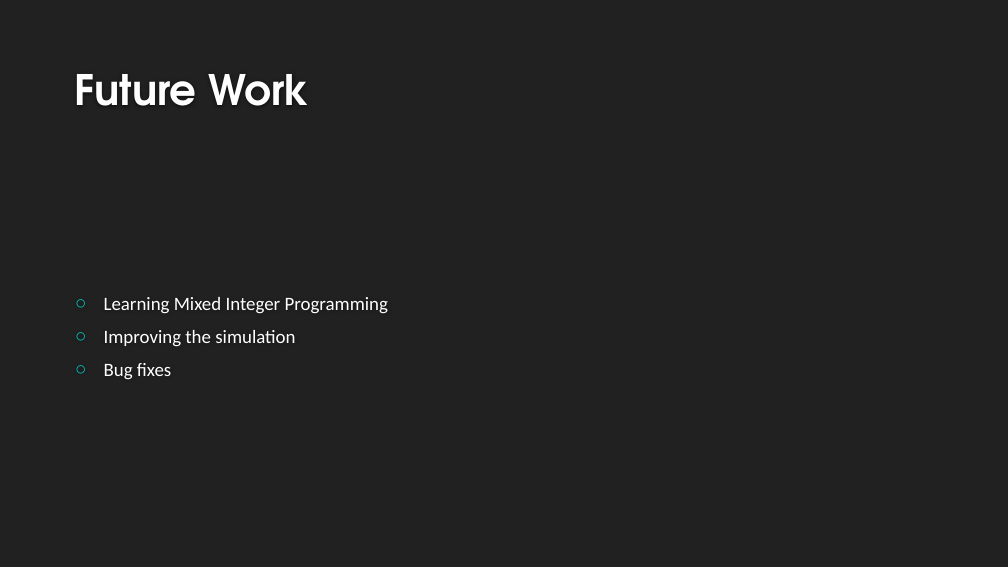
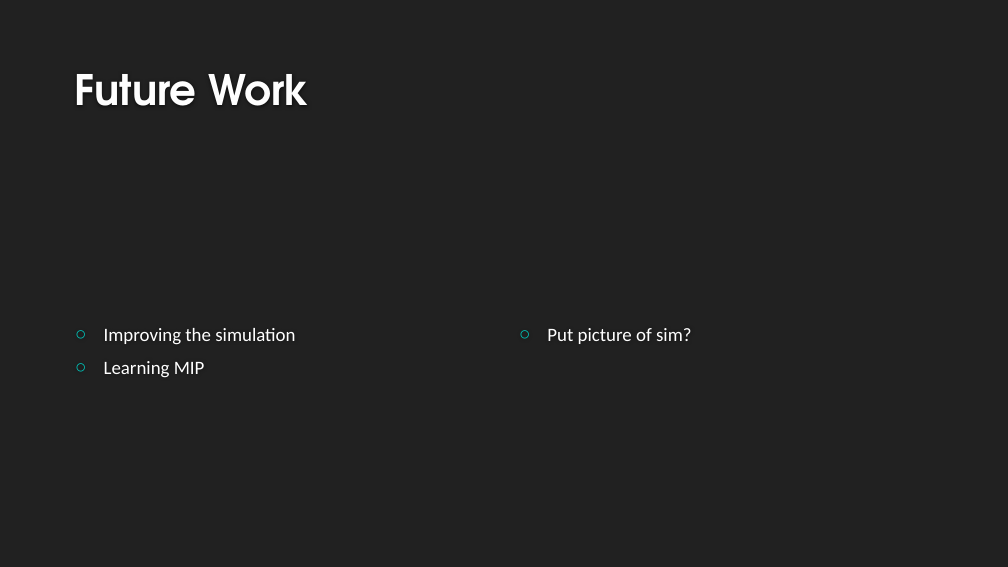
Before and after one commit to VikingDai/Honours-MAPF, a slide deck: slide 35 of Documents/Intermediate Presentation/Presentation Rev 3.pptx (slide 37 before the commit). Drawn at 1008x567 pixels with LibreOffice and Linux fonts; fonts in the diff are those of the drawing; background and template pictures are left out. Boxes give left, top, right and bottom in pixels: in the first picture for what was removed or moved away, otherwise in the second. Text is boxed around its words. In the diff, an @@ line names an element or a change of style, - is before the commit and + after.

```diff
--- a/Documents/Intermediate Presentation/Presentation Rev 3.pptx
+++ b/Documents/Intermediate Presentation/Presentation Rev 3.pptx
@@ text at <box>104,297,388,314</box>: paragraph removed @@
-○ Learning Mixed Integer Programming
@@ text added at <box>547,328,692,344</box>, 18 pt, text #FFFFFF @@
+○ Put picture of sim?
@@ text at <box>104,361,205,378</box>: text changed @@
-○ Bug fixes
+○ Learning MIP
```
Also in this commit, not shown: 6 other slides changed, 2 slides removed.
